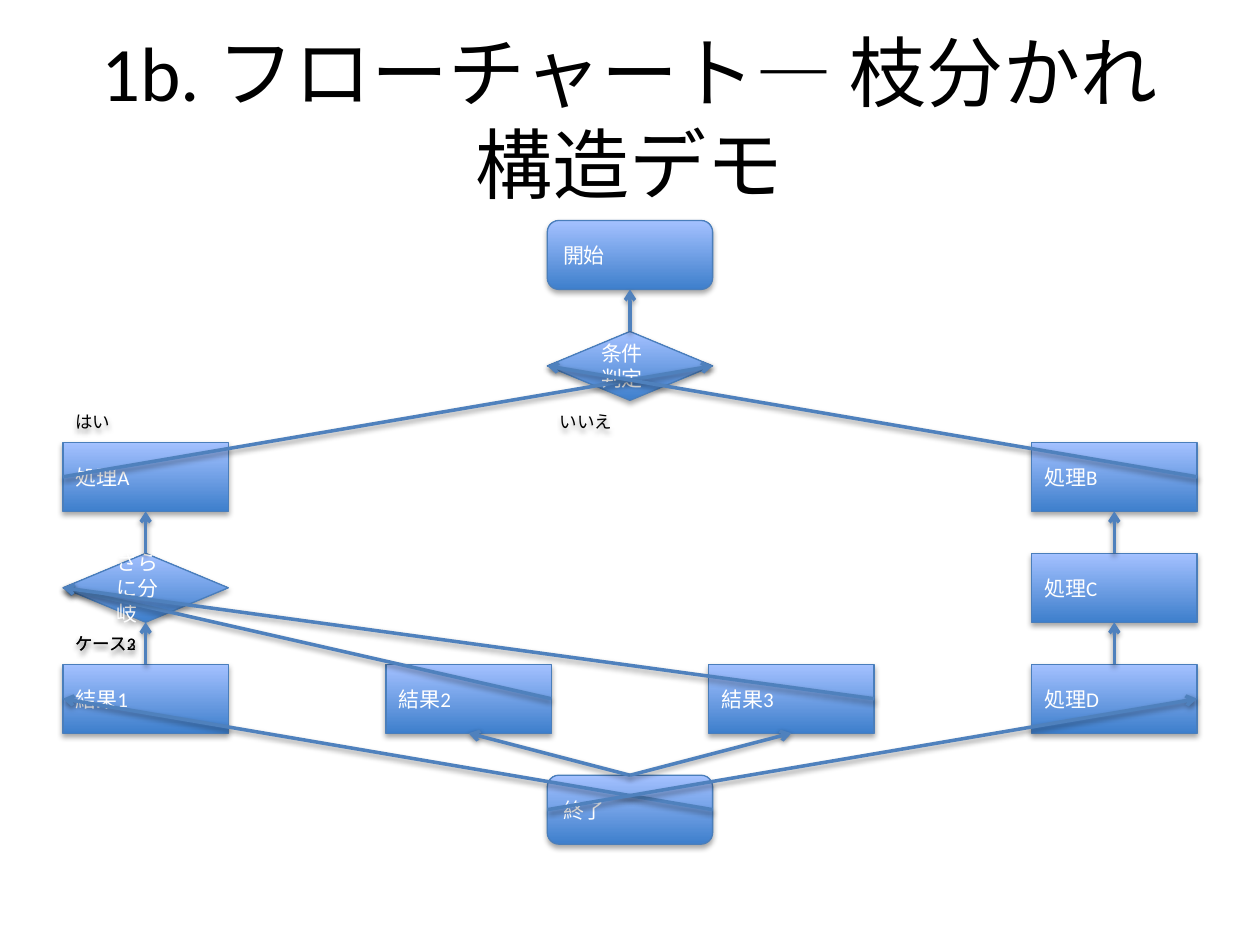
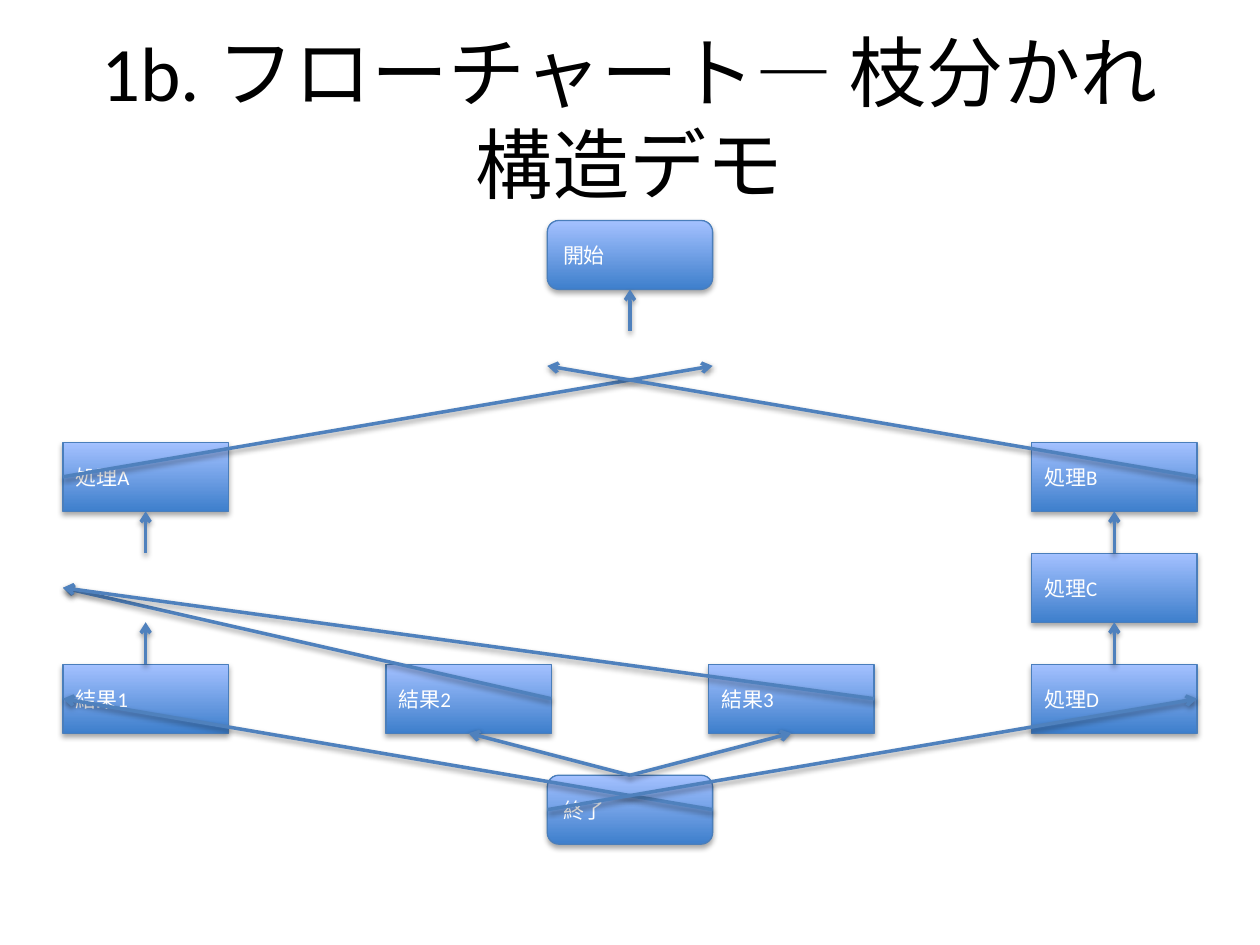
Before and after one commit to notfolder/qmd_to_pptx, a slide deck: slide 14 of demo_full.pptx. Drawn at 1260x945 pixels with LibreOffice and Linux fonts; fonts in the diff are those of the drawing. Boxes give left, top, right and bottom in pixels: in the first picture for what was removed or moved away, otherwise in the second. Text is boxed around its words. In the diff, an @@ line names an element or a change of style, - is before the commit and + after.

Commit message:
フローチャートレンダラーにエッジラベルを始点近くにテキストボックスとして配置し、コネクターとグループ化する機能を追加。関連するテストを実装。

```diff
--- a/demo_full.pptx
+++ b/demo_full.pptx
@@ diamond removed at (x1=547, y1=331, x2=712, y2=401) @@
-条件判定
@@ line removed at (x1=63, y1=365, x2=713, y2=476) @@
-はい
@@ arrow added from (63, 476) to (713, 365), #4F81BD 2 pt @@
@@ line removed at (x1=547, y1=365, x2=1197, y2=476) @@
-いいえ
@@ arrow added from (1197, 476) to (547, 365), #4F81BD 2 pt @@
@@ diamond removed at (x1=63, y1=553, x2=228, y2=622) @@
-さらに分岐
@@ line removed at (x1=63, y1=588, x2=551, y2=699) @@
-ケース2
@@ line removed at (x1=63, y1=588, x2=874, y2=699) @@
-ケース3
@@ arrow added from (551, 699) to (63, 588), #4F81BD 2 pt @@
@@ arrow added from (874, 699) to (63, 588), #4F81BD 2 pt @@
@@ line removed at (x1=146, y1=622, x2=146, y2=664) @@
-ケース1
@@ arrow added from (146, 664) to (146, 622), #4F81BD 2 pt @@
```
Also in this commit, not shown: 2 other slides changed, 2 other files.
